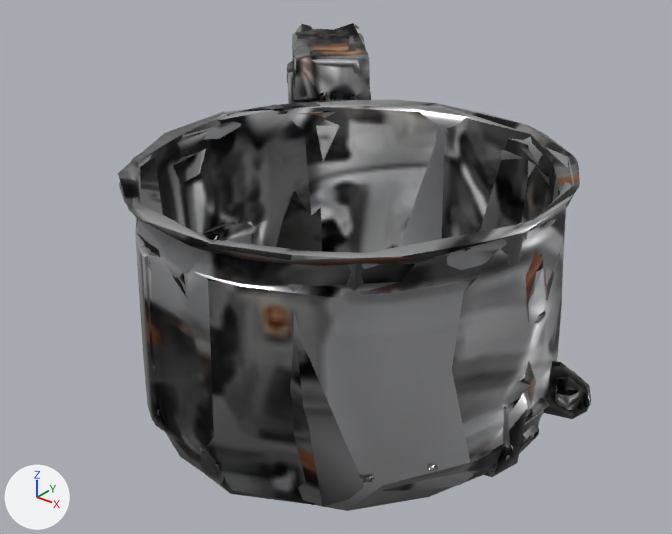
An edit to the glTF model data/showcase/pot/model.glb, drawn before and after from the same camera.
Camera for both pictures: a camera (50 mm lens) standing at (0.351, -0.454, 0.242) and looking at (0.001, -0.017, -0.029). The lights are fixed; the arrows at lower left show +X, +Y and +Z. The first picture is the older version. Vertices at exactly the same position are counted once.

In view in the first picture: 'geometry_0'.
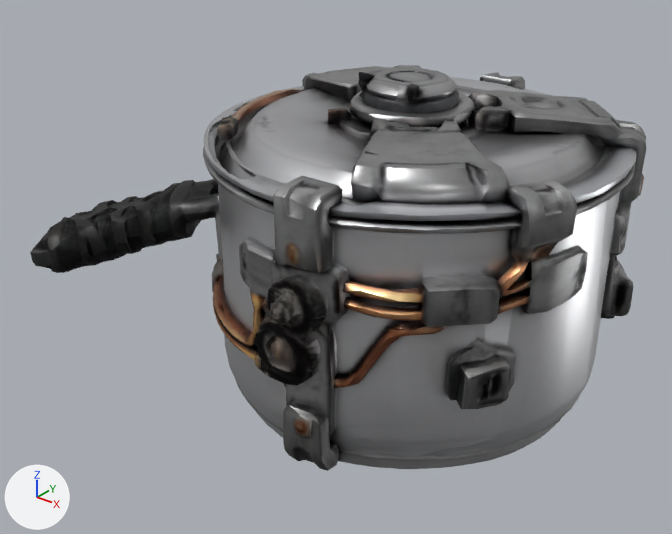
ob_item_meters_centered is not drawn itself; it is the parent of ob_world.

Diff of the bpy script that builds the scene:
```diff
--- a/data/showcase/pot/model.glb.py
+++ b/data/showcase/pot/model.glb.py
@@ me_geometry_0 @@
 # used by ob_geometry_0; parent = ob_world; location = (0.0, 0.0, 0.0)
-me_geometry_0.from_pydata(...)  # 6531 vertices, 14386 faces; spans x -0.47..0.499, y -0.494..0.477, z -0.242..0.234
+me_geometry_0.from_pydata(...)  # 5165 vertices, 10438 faces; spans x -0.502..0.503, y -0.426..0.429, z -0.295..0.294
+# me_geometry_0 part 1: the loose piece of 5799 vertices spanning x -0.47..0.499, y -0.494..0.477, z -0.242..0.234 is rebuilt with 5165 vertices and now spans x -0.502..0.503, y -0.426..0.429, z -0.295..0.294
+# me_geometry_0 part 2: 49 loose pieces with 732 vertices, spanning x -0.423..0.481, y -0.43..0.388, z -0.238..0.232, are deleted
 me_geometry_0.materials.append(mat_material_0)
@@ ob_item_meters_centered @@
 ob_item_meters_centered = bpy.data.objects.new('item_meters_centered', None)
-ob_item_meters_centered.location = (0.00579, -0.00324, 0.00157)
-ob_item_meters_centered.rotation_euler = (0.0, 0.0, 3.142)  # degrees (0, 0, 180)
-ob_item_meters_centered.scale = (0.391, 0.391, 0.391)
+ob_item_meters_centered.location = (-0.000106, -0.000538, 0.000216)
+ob_item_meters_centered.scale = (0.348, 0.348, 0.348)
```

Location of each change, (x1, y1, x2, y2) in pixels of the pictures (672 x 534 px):
'geometry_0', reshaped, moved, rescaled, turned
    before: (118, 23, 591, 511)
    after: (30, 65, 646, 471)
part 1 of me_geometry_0, rebuilt (30% wider, 17% shorter)
    before: (118, 23, 591, 511)
    after: (30, 65, 646, 471)
part 2 of me_geometry_0, deleted (mostly hidden)
    before: (287, 23, 546, 483)
